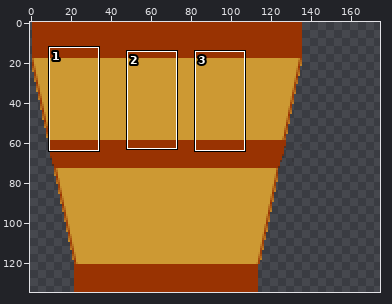
Sprite sheet, stored at CatchTheApple.spritebuilder/Packages/SpriteBuilder Resources.sbpack/Items/resources-auto/bucket.png. The first picture is a wide view before the edit; the outline marks the close-up.
Close-up. Earlier state:
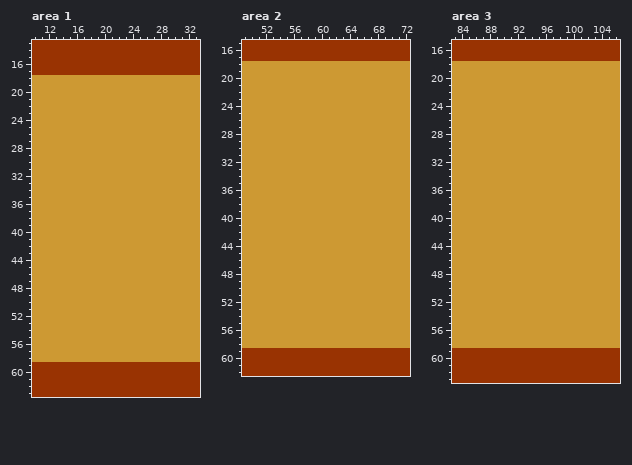
The file is 135x135 pixels. Pixels under 10% opacity are left out. Colours within 5 levels of each other are drawn and written as one. Shown: area 1: x 10..33, y 13..63; area 2: x 49..72, y 15..62; area 3: x 83..106, y 15..63. The old version is drawn lined up with the new one, on the new canvas. The commit also changed other parts of the picture, which this record leaves out.
New version:
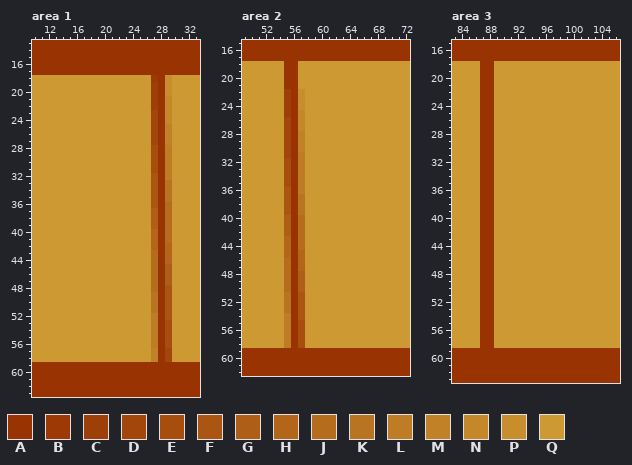
Palette (. is transparent): A #993302  B #9c3905  C #9f3f08  D #a3460c  E #a74e0f  F #aa5612  G #af5e17  H #b3661a  J #b56c1d  K #b97421  L #be7c25  M #c18227  N #c4882a  P #c88e2e  Q #cd9933
Changes in this commit:
canvas 135x135 -> 175x135, the old top-left corner now at 1,0
Area 1:
y 18: x 27..29 QQQ -> BAP
y 19..20: x 27..29 QQQ -> CAP
y 21..22: x 27..29 QQQ -> CAN
y 23..24: x 27..29 QQQ -> DAN
y 25..27: x 27..29 QQQ -> DAM
y 28..31: x 27..29 QQQ -> EAL
y 32: x 27..29 QQQ -> FAL
y 33..35: x 27..29 QQQ -> FAK
y 36: x 27..29 QQQ -> FAJ
y 37..39: x 27..29 QQQ -> GAJ
y 40..41: x 27..29 QQQ -> HAJ
y 42: x 27..29 QQQ -> HAH
y 43..44: x 27..29 QQQ -> JAH
y 45..47: x 27..29 QQQ -> JAG
y 48: x 27..29 QQQ -> JAF
y 49..51: x 27..29 QQQ -> KAF
y 52: x 27..29 QQQ -> LAF
y 53..56: x 27..29 QQQ -> LAE
y 57..58: x 27..29 QQQ -> MAD
Area 2:
y 18..21: x 55..56 QQ -> AA
y 22..24: x 55..57 QQQ -> CAP
y 25: x 55..57 QQQ -> CAN
y 26..27: x 55..57 QQQ -> DAN
y 28..30: x 55..57 QQQ -> DAM
y 31: x 55..57 QQQ -> DAL
y 32..35: x 55..57 QQQ -> EAL
y 36: x 55..57 QQQ -> FAL
y 37..39: x 55..57 QQQ -> FAK
y 40..42: x 55..57 QQQ -> GAJ
y 43..44: x 55..57 QQQ -> HAJ
y 45: x 55..57 QQQ -> HAH
y 46..47: x 55..57 QQQ -> JAH
y 48..50: x 55..57 QQQ -> JAG
y 51..53: x 55..57 QQQ -> KAF
y 54: x 55..57 QQQ -> LAF
y 55..58: x 55..57 QQQ -> LAE
Area 3:
y 18..58: x 87..88 QQ -> AA
Changed places in both close-ups, as pixel boxes (x1, y1, x2, y2):
changed: (151, 75, 172, 362)
changed: (284, 61, 305, 348)
changed: (480, 61, 494, 348)
